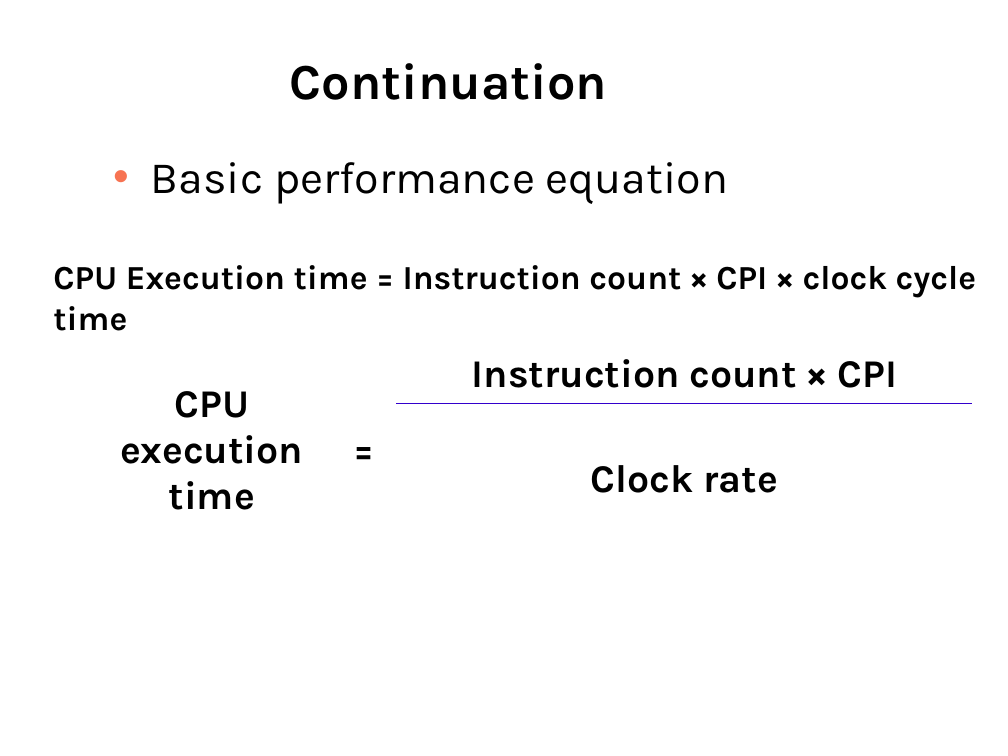
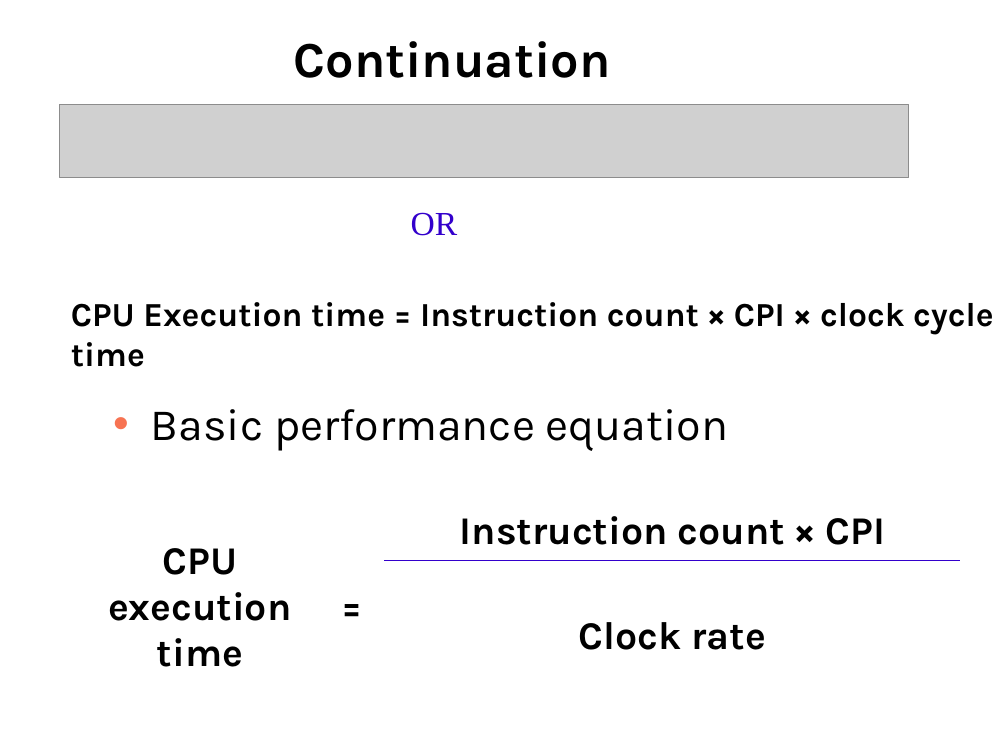
Before and after one commit to Syedshajib55/Computer-Architecture, a slide deck: slide 22 of CSE_213_L2.ppt. Drawn at 1008x756 pixels with LibreOffice and Linux fonts; fonts in the diff are those of the drawing; grey boxes stand for pictures. Boxes give left, top, right and bottom in pixels: in the first picture for what was removed or moved away, otherwise in the second. Text is boxed around its words. In the diff, an @@ line names an element or a change of style, - is before the commit and + after.

```diff
--- a/CSE_213_L2.ppt
+++ b/CSE_213_L2.ppt
@@ title "Continuation": place and size @@
-title "Continuation" at [290,63,607,100]
+title "Continuation" at [294,41,611,78]
@@ picture added at [59,104,909,177] @@
@@ text added at [411,212,458,236], 24 pt, text #3300CC @@
+OR
@@ text "CPU Execution time = Instruction ...": place and size @@
-text "CPU Execution time = Instruction ..." at [53,265,977,331]
+text "CPU Execution time = Instruction ..." at [71,302,994,367]
@@ text "Basic performance equation": place and size @@
-text "Basic performance equation" at [151,162,729,204]
+text "Basic performance equation" at [151,409,729,451]
@@ table: place and size @@
-table at [91,347,972,514]
+table at [80,503,961,671]
```
Also in this commit, not shown: 6 other slides changed, 5 slides added, 1 other file.
